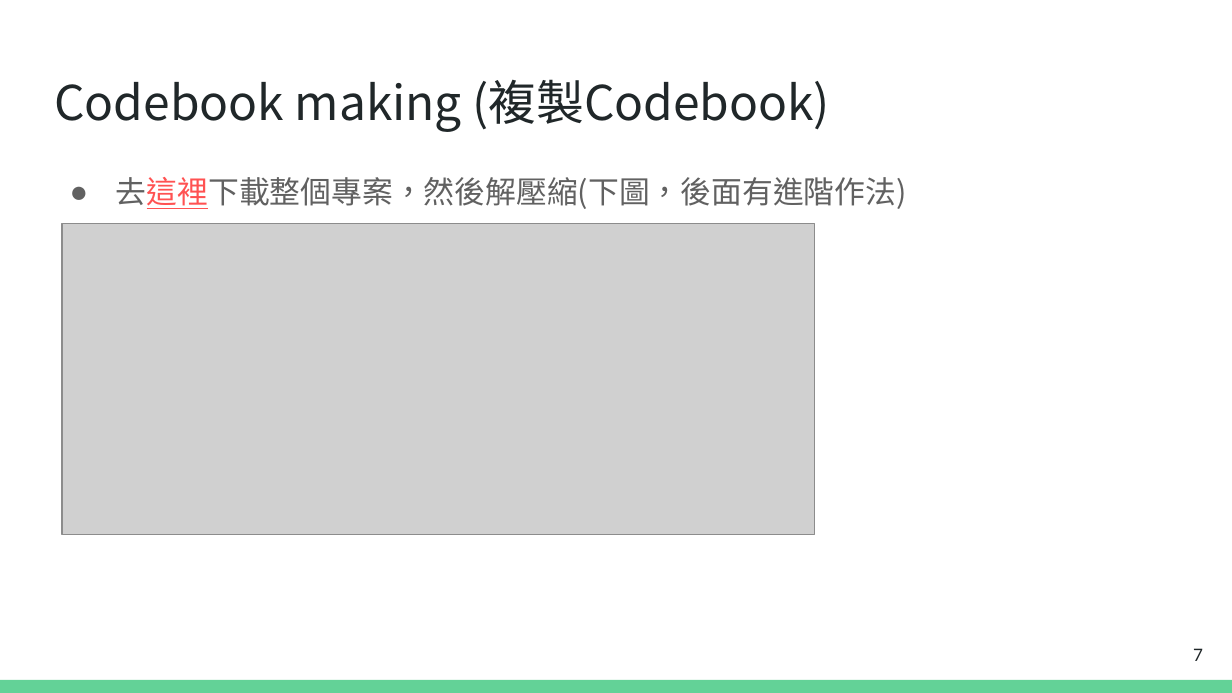
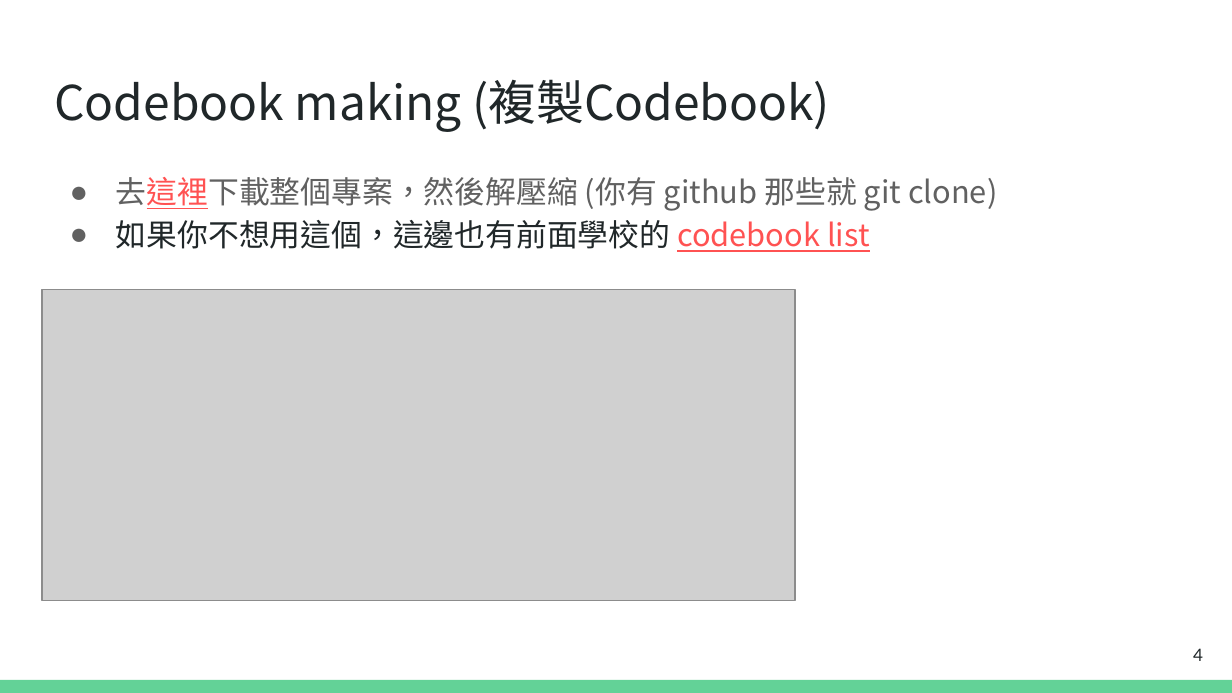
Before and after one commit to terry25031069/NTPU_codebook, a slide deck: slide 4 of tutorial/codebook_tutorial.pptx (slide 7 before the commit). Drawn at 1232x693 pixels with LibreOffice and Linux fonts; fonts in the diff are those of the drawing; grey boxes stand for pictures. Boxes give left, top, right and bottom in pixels: in the first picture for what was removed or moved away, otherwise in the second. Text is boxed around its words. In the diff, an @@ line names an element or a change of style, - is before the commit and + after.

```diff
--- a/tutorial/codebook_tutorial.pptx
+++ b/tutorial/codebook_tutorial.pptx
@@ text at (116, 177, 997, 252): text changed @@
-● 去這裡下載整個專案，然後解壓縮(下圖，後面有進階作法)
+● 去這裡下載整個專案，然後解壓縮 (你有 github 那些就 git clone)
+● 如果你不想用這個，這邊也有前面學校的 codebook list
@@ picture: place and size @@
-picture at (62, 224, 814, 535)
+picture at (42, 290, 795, 600)
@@ page number at (1193, 648, 1203, 661): text changed @@
-7
+4
```
Also in this commit, not shown: 5 other slides changed, 3 slides added, 12 slides removed, 4 other files.
